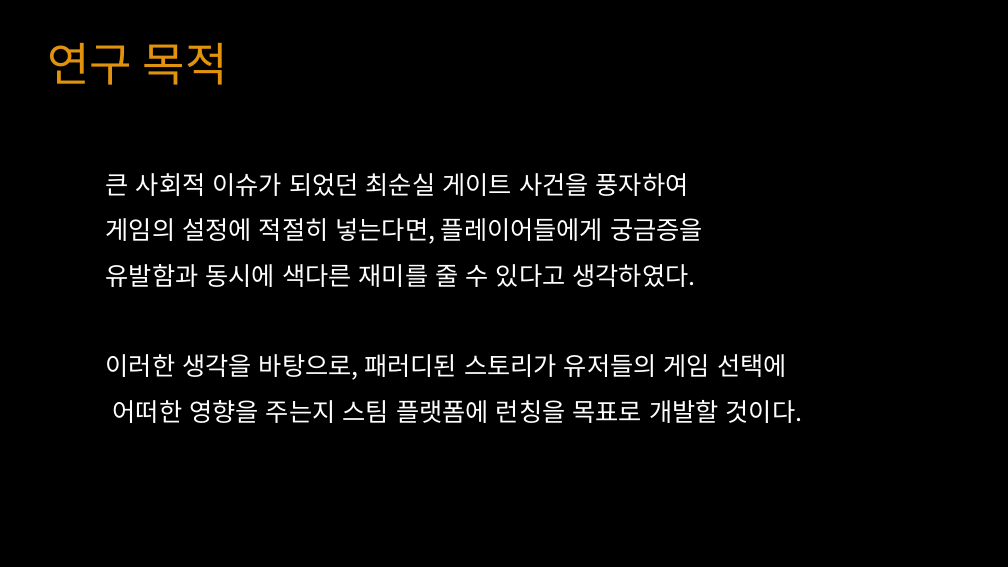
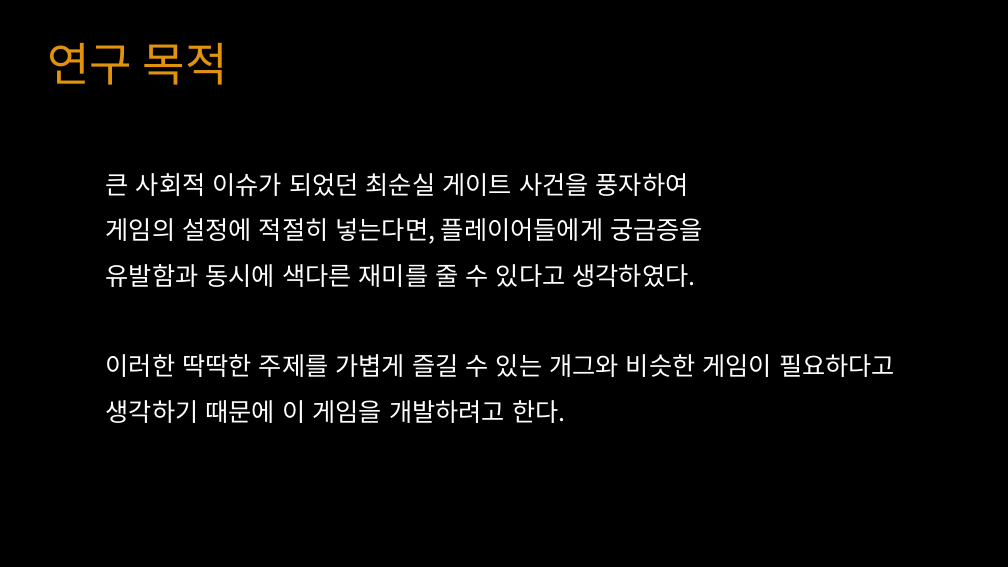
Before and after one commit to YKTeam/Room503, a slide deck: slide 4 of Document/Escape Cube(가제) ppt.pptx. Drawn at 1008x567 pixels with LibreOffice and Linux fonts; fonts in the diff are those of the drawing. Boxes give left, top, right and bottom in pixels: in the first picture for what was removed or moved away, otherwise in the second. Text is boxed around its words. In the diff, an @@ line names an element or a change of style, - is before the commit and + after.

Commit message:
17.12.05
다시 연구목적 수정

```diff
--- a/Document/Escape Cube(가제) ppt.pptx
+++ b/Document/Escape Cube(가제) ppt.pptx
@@ text at (x1=106, y1=354, x2=895, y2=423): text changed @@
-이러한 생각을 바탕으로, 패러디된 스토리가 유저들의 게임 선택에
-어떠한 영향을 주는지 스팀 플랫폼에 런칭을 목표로 개발할 것이다.
+이러한 딱딱한 주제를 가볍게 즐길 수 있는 개그와 비슷한 게임이 필요하다고 생각하기 때문에 이 게임을 개발하려고 한다.
```
